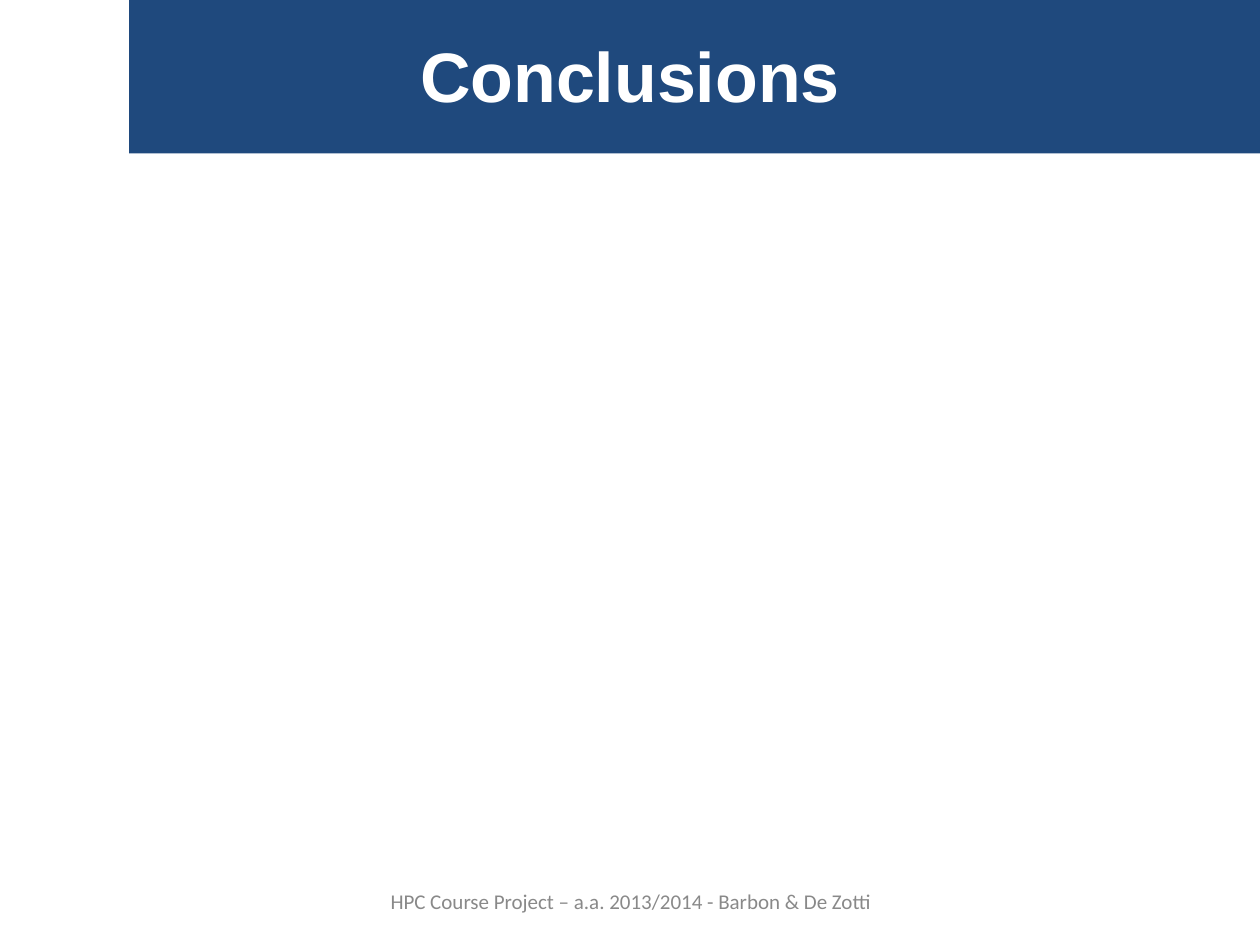
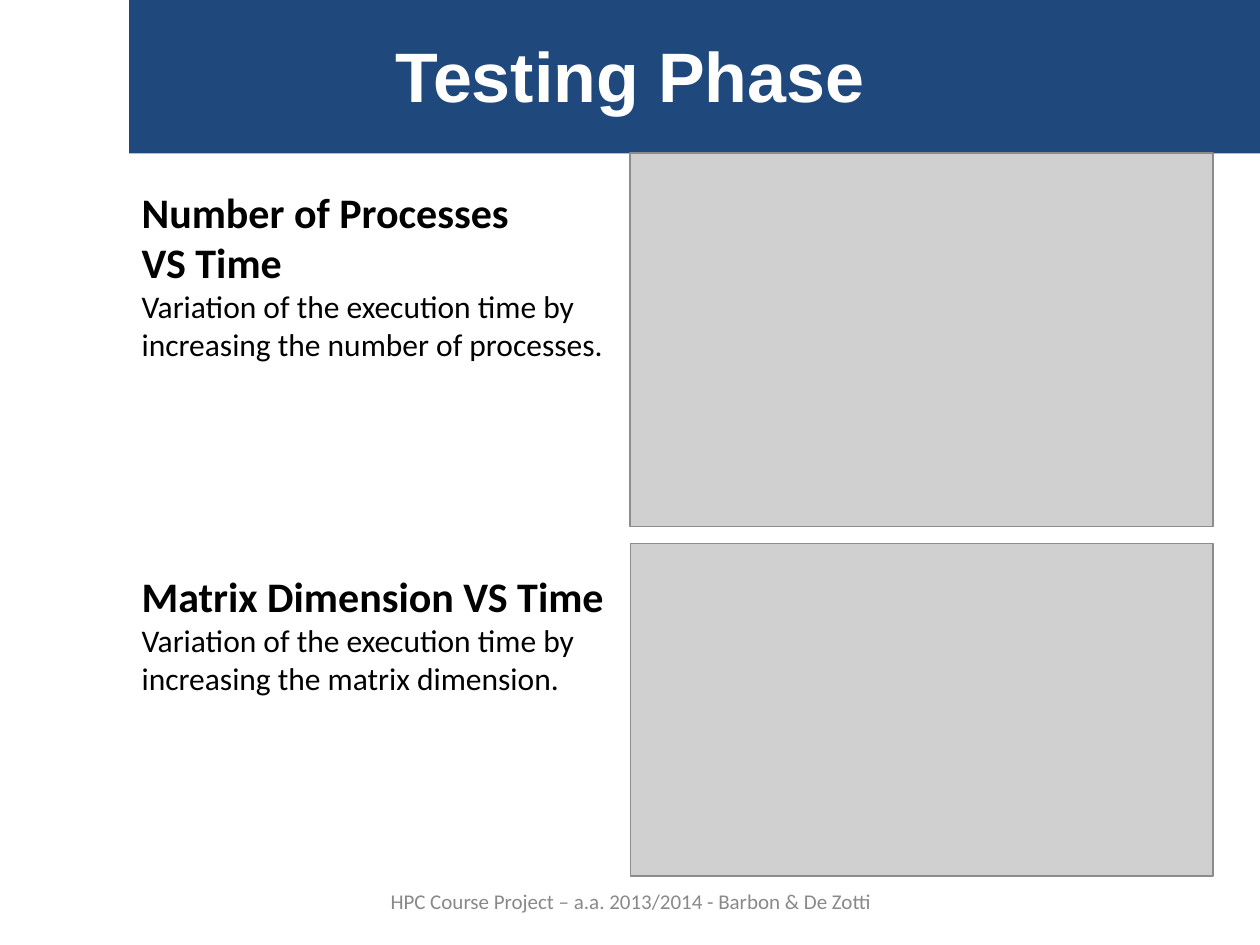
Before and after one commit to gbarbon/gbarbon_projects, a slide deck: slide 11 of hpc_clean/hpc_report/hpc_presentation_0.1.ppt (slide 12 before the commit). Drawn at 1260x945 pixels with LibreOffice and Linux fonts; fonts in the diff are those of the drawing; grey boxes stand for pictures. Boxes give left, top, right and bottom in pixels: in the first picture for what was removed or moved away, otherwise in the second. Text is boxed around its words. In the diff, an @@ line names an element or a change of style, - is before the commit and + after.

```diff
--- a/hpc_clean/hpc_report/hpc_presentation_0.1.ppt
+++ b/hpc_clean/hpc_report/hpc_presentation_0.1.ppt
@@ title at bbox=[396, 51, 864, 115]: text changed @@
-Conclusions
+Testing Phase
@@ picture added at bbox=[630, 152, 1213, 527] @@
@@ text added at bbox=[142, 198, 602, 362], 18 pt, text #000000 @@
+Number of Processes
+VS Time
+Variation of the execution time by increasing the number of processes.
@@ picture added at bbox=[631, 543, 1213, 876] @@
@@ text added at bbox=[142, 582, 603, 696], 18 pt, text #000000 @@
+Matrix Dimension VS Time
+Variation of the execution time by increasing the matrix dimension.
```
Also in this commit, not shown: 2 other slides changed, 3 slides added.
